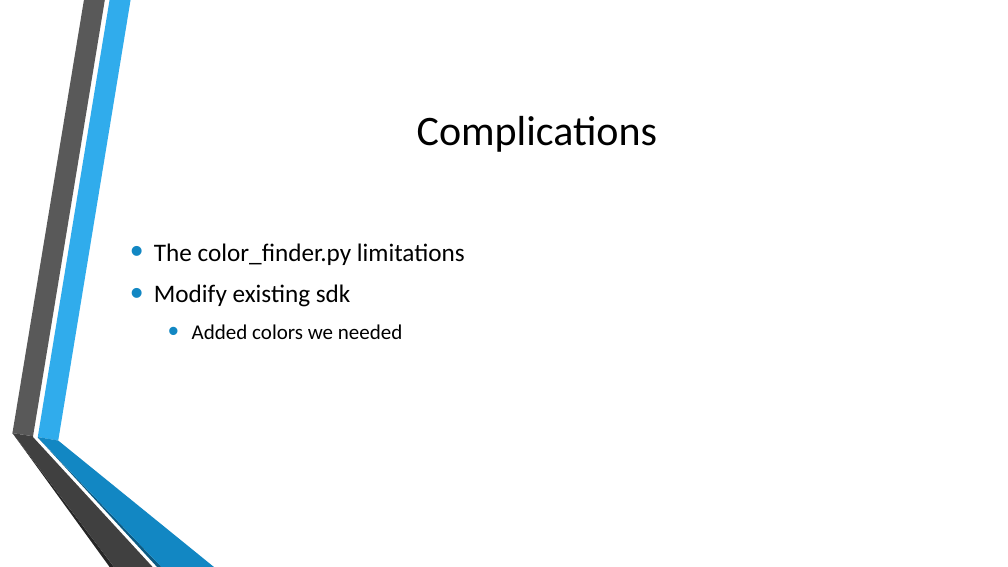
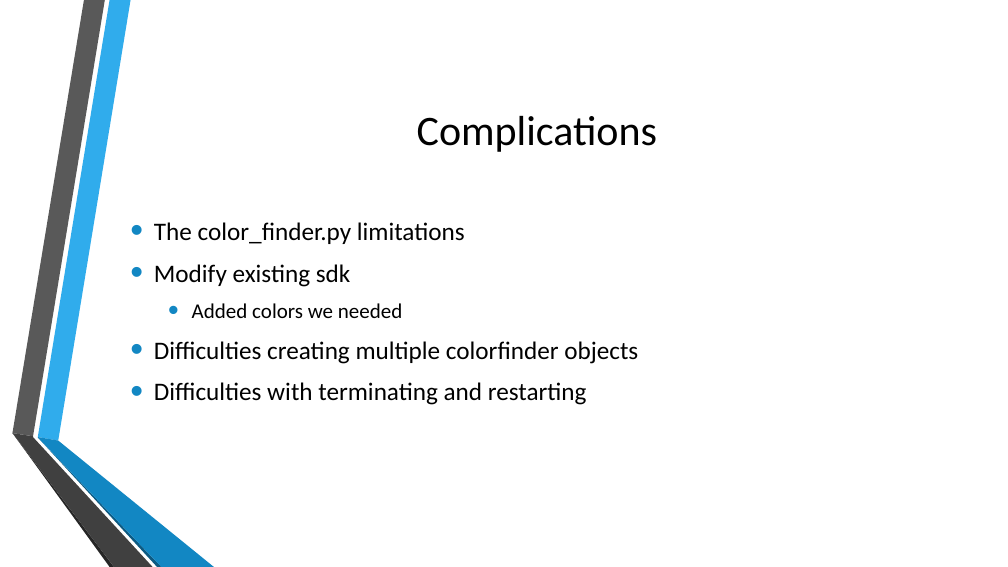
Before and after one commit to nwooldridge/4500_Project, a slide deck: slide 5 of pres.pptx. Drawn at 1008x567 pixels with LibreOffice and Linux fonts; fonts in the diff are those of the drawing; background and template pictures are left out. Boxes give left, top, right and bottom in pixels: in the first picture for what was removed or moved away, otherwise in the second. Text is boxed around its words. In the diff, an @@ line names an element or a change of style, - is before the commit and + after.

```diff
--- a/pres.pptx
+++ b/pres.pptx
@@ text at bbox=[154, 341, 638, 405]: paragraphs added @@
+• Difficulties creating multiple colorfinder objects
+• Difficulties with terminating and restarting
```
Also in this commit, not shown: 3 other slides changed, 3 slides added, 1 slide removed.
